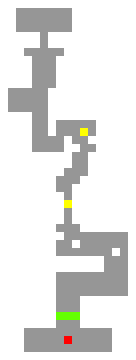
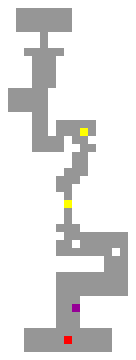
Before/after of a (136, 360) layered artwork. What changed in the layer stack:
painted on "Level" over [56, 304, 80, 320]
